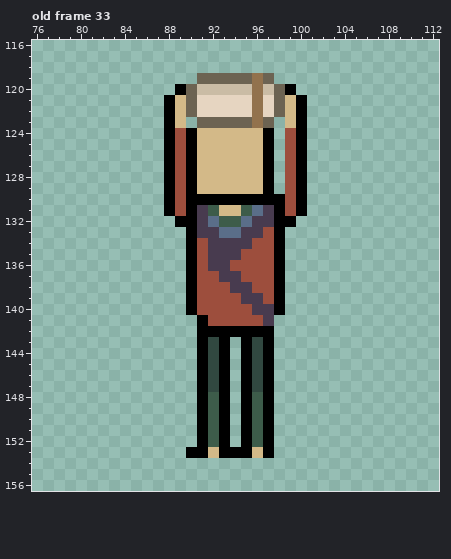
Two states of a pixel-art file, Resources/Images/LoadCannon.aseprite. The first picture shows the starting point.
240x240 pixels, 33 frames. Shown: old frame 33: x 76..112, y 116..156. The commit also changed other frames, which this record leaves out.
After the commit:
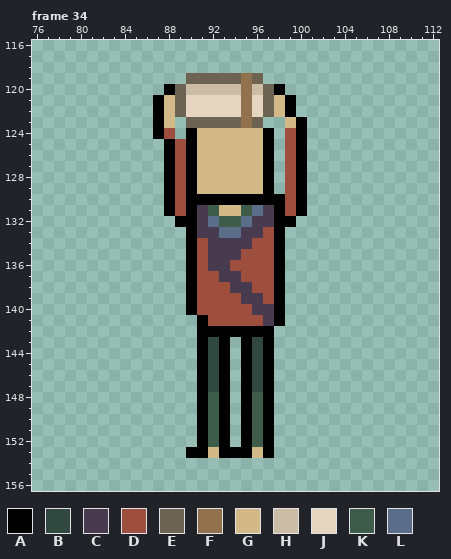
Palette (. is transparent): A #000000  B #314840  C #483b4f  D #9d4e3d  E #6c6352  F #92724d  G #d3b988  H #cabca5  J #e6d5c1  K #3d5c4a  L #5a6e89
A new or re-ordered frame is compared with the old frame closest to it.
What changed:
frames 33 -> 50
--- frame 34 is new; against old frame 33
@@ x 85..102 @@
 118 ..................
-119 ......EEEEEFE.....
-120 ....AEHHHHHFHEA...
-121 ...AGEJJJJJFJEGA..
-122 ...AGEJJJJJFJEGA..
-123 ...AG.EEEEEFE.GA..
-124 ...ADAGGGGGGA.DA..
+119 .....EEEEEFE......
+120 ...AEHHHHHFHEA....
+121 ..AGEJJJJJFJEGA...
+122 ..AGEJJJJJFJEGA...
+123 ..AG.EEEEEFE..GA..
+124 ..AD.AGGGGGGA.DA..
 125 ...ADAGGGGGGA.DA..
@@ x 96..100 @@
 140 CCA..
-141 DC...
+141 DCA..
 142 AA...
Where, in picture pixels (left, top, right, bottom), the same in both pictures:
changed: (153, 73, 197, 139)
changed: (241, 73, 307, 128)
added: (274, 315, 285, 326)
